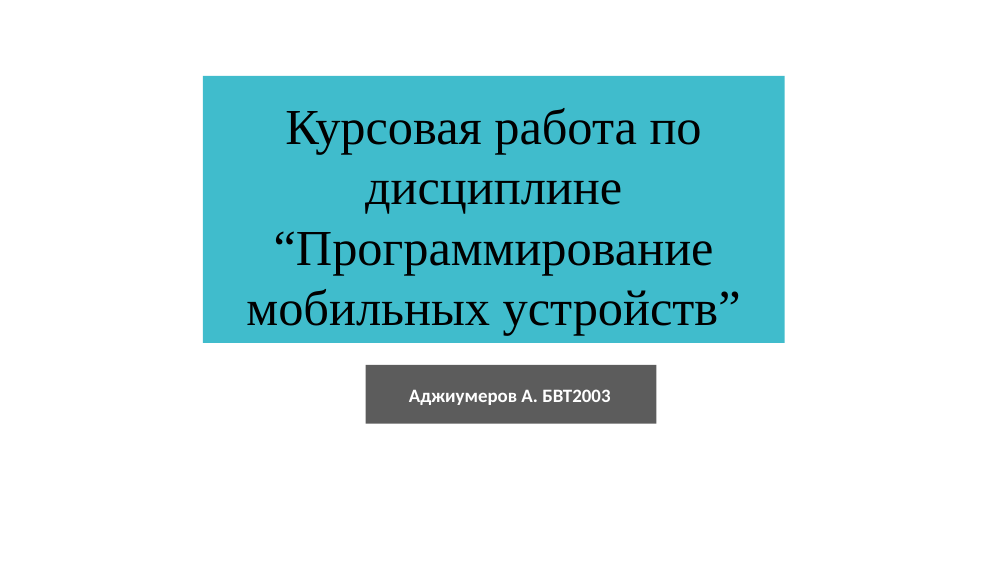
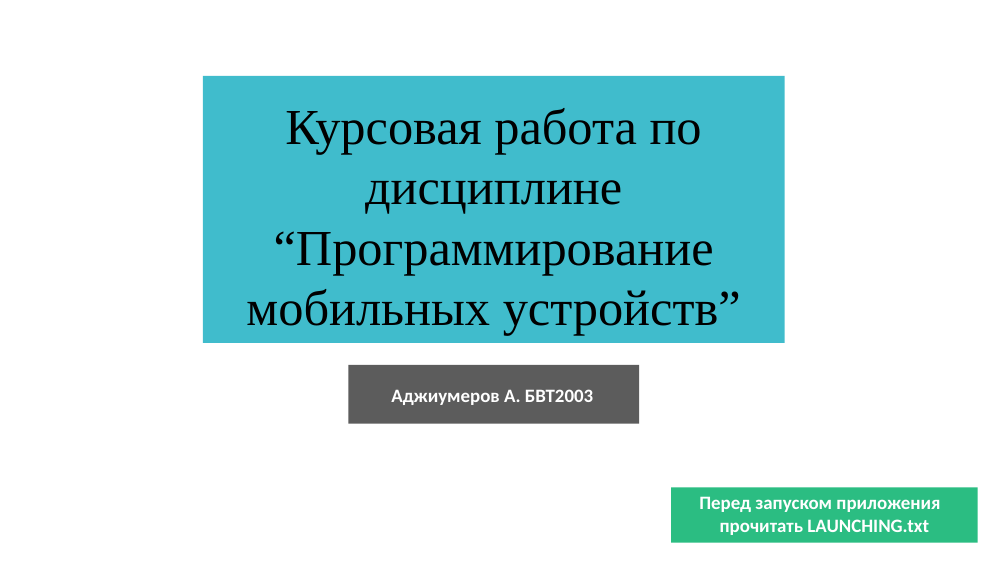
Before and after one commit to adzhisa/mobile, a slide deck: slide 1 of Аджиумеров БВТ2003.pptx. Drawn at 1008x567 pixels with LibreOffice and Linux fonts; fonts in the diff are those of the drawing; background and template pictures are left out. Boxes give left, top, right and bottom in pixels: in the first picture for what was removed or moved away, otherwise in the second. Text is boxed around its words. In the diff, an @@ line names an element or a change of style, - is before the commit and + after.

```diff
--- a/Аджиумеров БВТ2003.pptx
+++ b/Аджиумеров БВТ2003.pptx
@@ text "Аджиумеров А. БВТ2003": place and size @@
-text "Аджиумеров А. БВТ2003" at (409, 389, 610, 405)
+text "Аджиумеров А. БВТ2003" at (391, 389, 593, 405)
@@ rectangle: place and size @@
-rectangle at (366, 365, 657, 424)
+rectangle at (349, 365, 640, 424)
@@ rectangle added at (671, 488, 978, 543), fill #20BA7C at 95% opacity @@
@@ text added at (699, 496, 940, 535), 18 pt, text #FFFFFF, bold @@
+Перед запуском приложения
+прочитать LAUNCHING.txt
```
Also in this commit, not shown: 14 other files.
